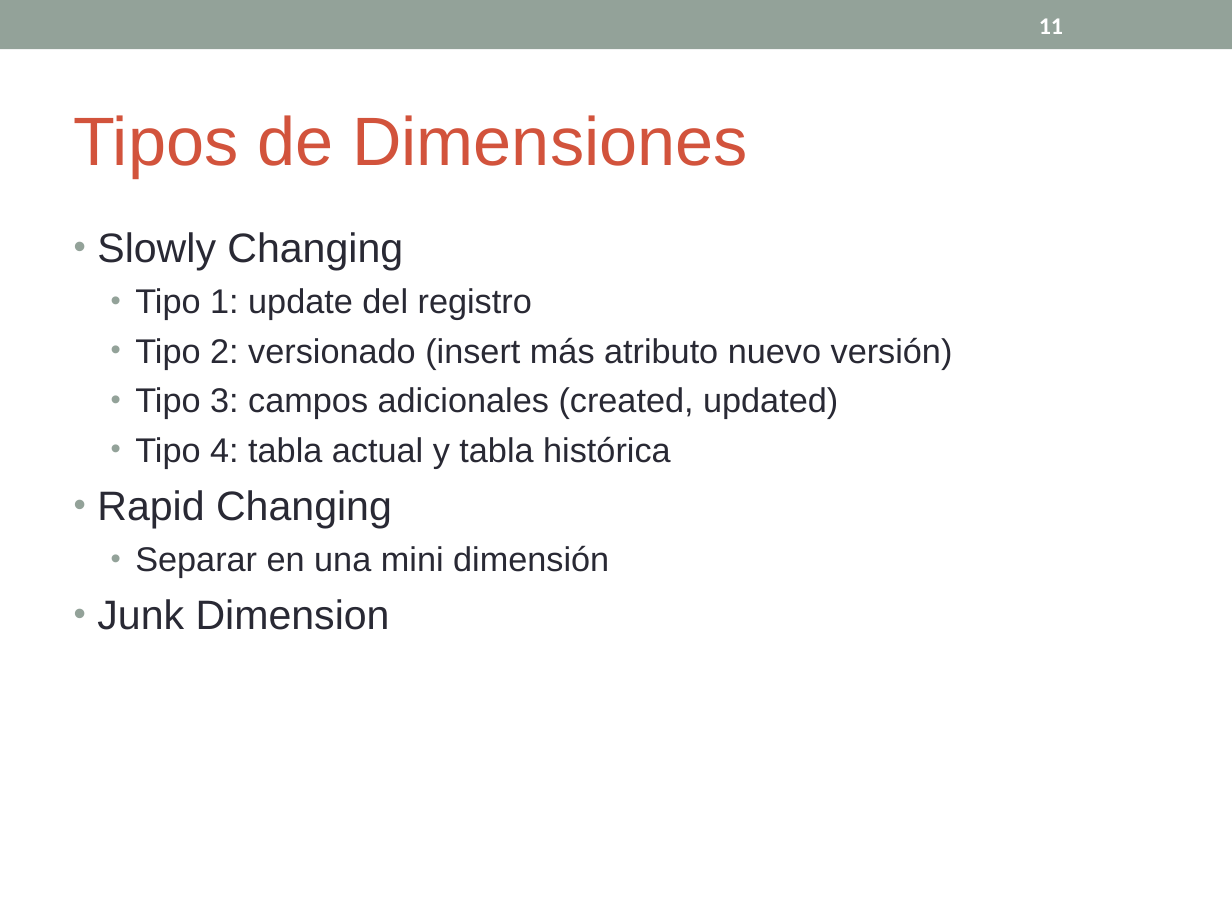
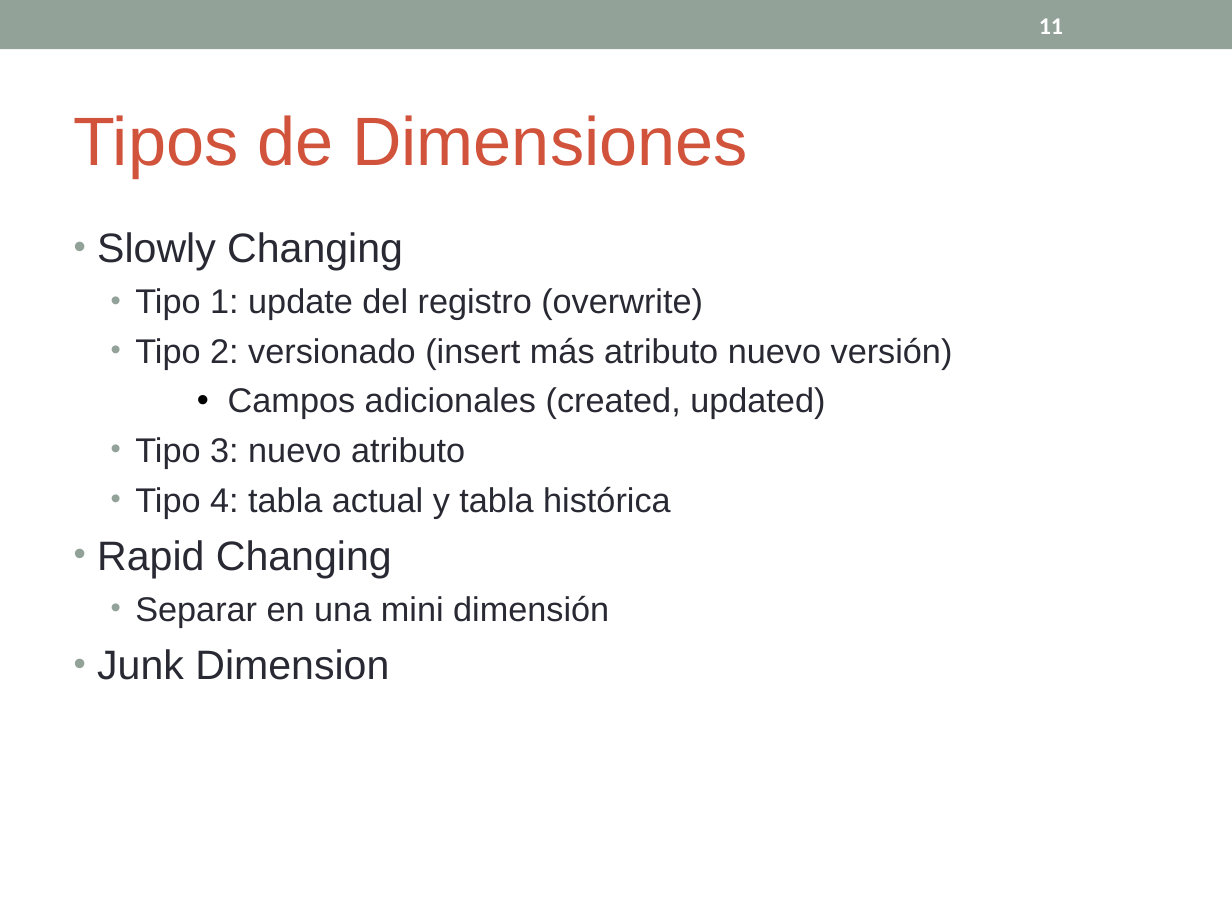
Before and after one commit to cdsparaguay/cursodwh, a slide deck: slide 11 of clases/DWH_Clase02.ppt. Drawn at 1232x924 pixels with LibreOffice and Linux fonts; fonts in the diff are those of the drawing. Boxes give left, top, right and bottom in pixels: in the first picture for what was removed or moved away, otherwise in the second. Text is boxed around its words. In the diff, an @@ line names an element or a change of style, - is before the commit and + after.

```diff
--- a/clases/DWH_Clase02.ppt
+++ b/clases/DWH_Clase02.ppt
@@ text at [135,288,703,320]: text changed @@
-  • Tipo 1: update del registro
+  • Tipo 1: update del registro (overwrite)
@@ text at [135,387,825,469]: text changed @@
-  • Tipo 3: campos adicionales (created, updated)
+    • Campos adicionales (created, updated)
+  • Tipo 3: nuevo atributo
```
Also in this commit, not shown: 1 other slide changed, 4 slides added, 1 other file.
